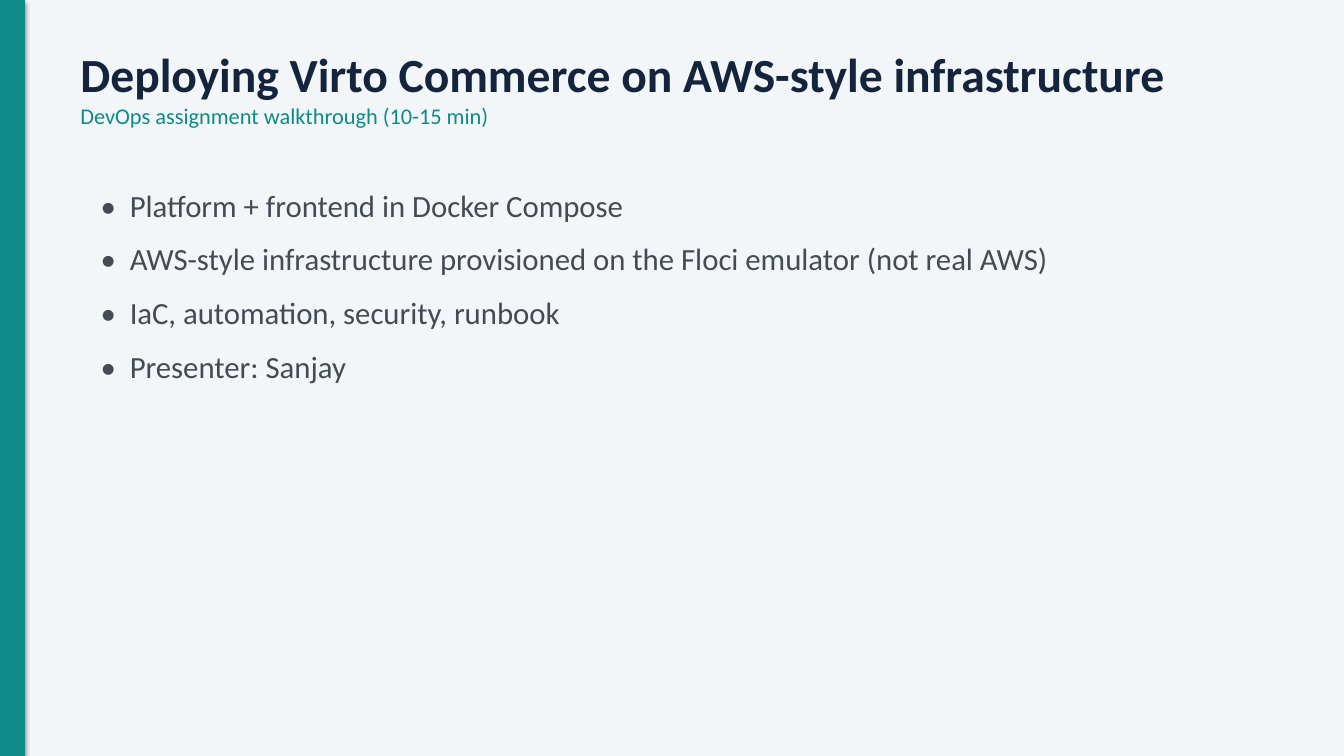
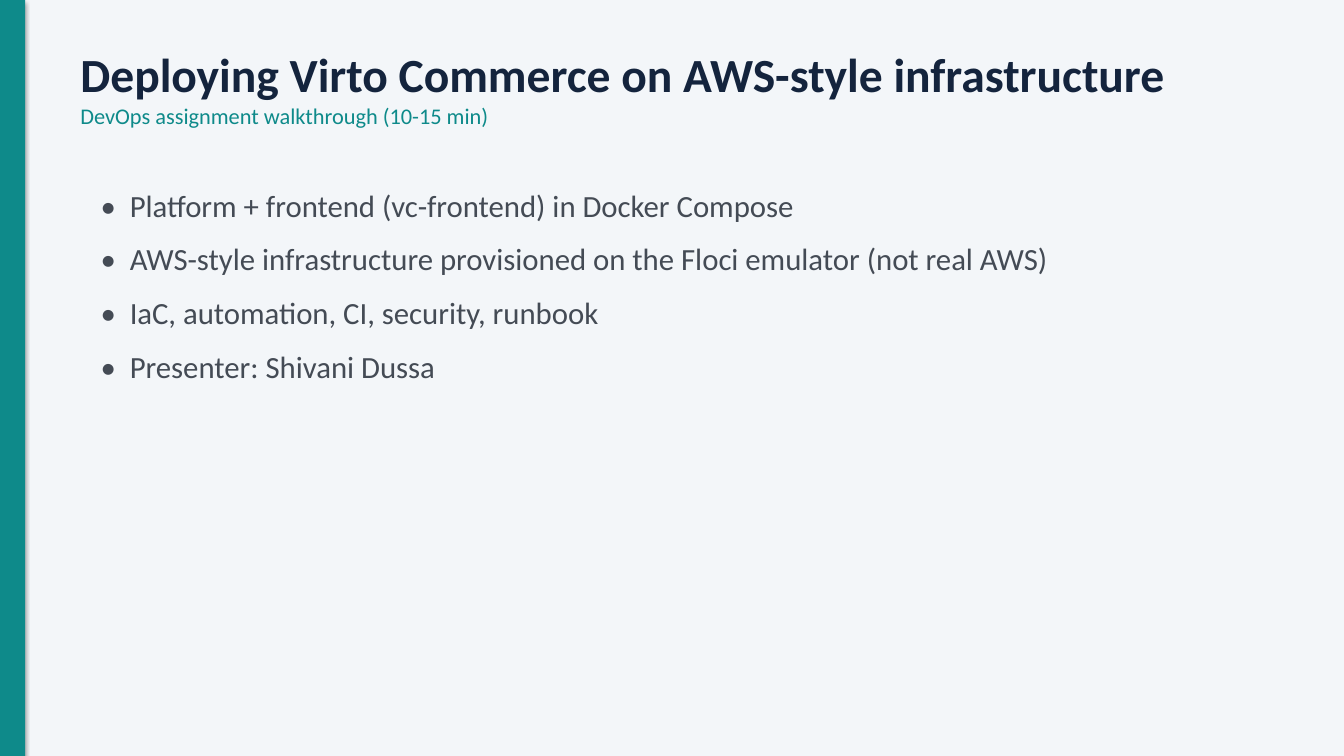
Before and after one commit to dussashivani/Project_Virto-Commerce-Platform_, a slide deck: slide 1 of docs/presentation/Virto-AWS-DevOps-presentation.pptx. Drawn at 1344x756 pixels with LibreOffice and Linux fonts; fonts in the diff are those of the drawing. Boxes give left, top, right and bottom in pixels: in the first picture for what was removed or moved away, otherwise in the second. Text is boxed around its words. In the diff, an @@ line names an element or a change of style, - is before the commit and + after.

```diff
--- a/docs/presentation/Virto-AWS-DevOps-presentation.pptx
+++ b/docs/presentation/Virto-AWS-DevOps-presentation.pptx
@@ text at box(130, 194, 794, 222): text changed @@
-• Platform + frontend in Docker Compose
+• Platform + frontend (vc-frontend) in Docker Compose
@@ text at box(130, 302, 599, 378): text changed @@
-• IaC, automation, security, runbook
-• Presenter: Sanjay
+• IaC, automation, CI, security, runbook
+• Presenter: Shivani Dussa
```
Also in this commit, not shown: 8 other slides changed.
